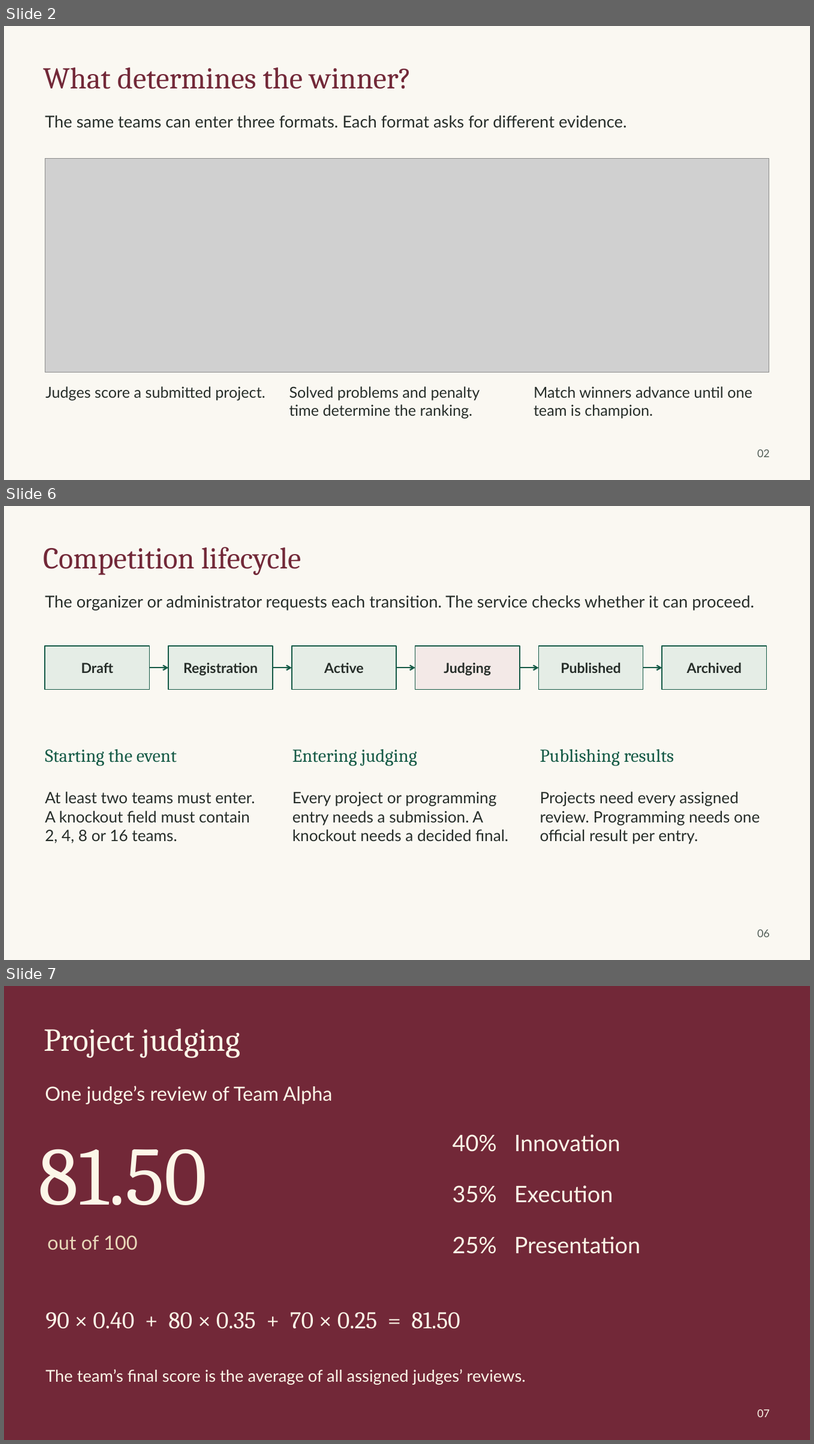
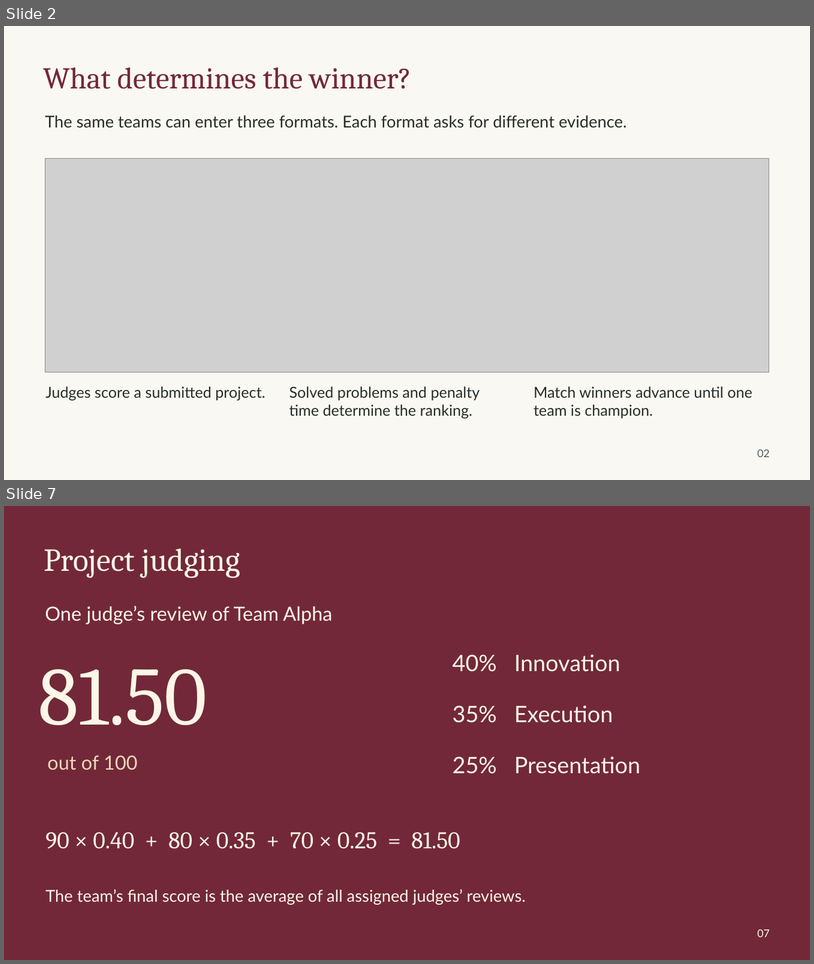
Before and after one commit to V1R3S/OOAD_CCMS, a slide deck: output/presentation/CCMS-OOAD-presentation.pptx. Shown one above the other, each under a label of ours: slides 2, 6 and 7 before the commit, slides 2 and 7 after it; the slides between them are not shown. The pictures are 814x1444 and 814x964 pixels, drawn with LibreOffice and Linux fonts; fonts in the diff are those of the drawing; grey boxes stand for pictures. Boxes give left, top, right and bottom in pixels: in the first picture for what was removed or moved away, otherwise in the second. Text is boxed around its words. In the diff, an @@ line names an element or a change of style, - is before the commit and + after.

```diff
--- a/output/presentation/CCMS-OOAD-presentation.pptx
+++ b/output/presentation/CCMS-OOAD-presentation.pptx
@@ slide 6 removed at <box>4,506,810,960</box>, background #FAF8F2 @@
@@ text removed at <box>43,547,302,575</box> @@
-Competition lifecycle
@@ text removed at <box>45,595,755,610</box> @@
-The organizer or administrator requests each transition. The service checks whether it can proceed.
@@ rectangle removed at <box>45,646,150,690</box> @@
-Draft
@@ rectangle removed at <box>168,646,273,690</box> @@
-Registration
@@ rectangle removed at <box>292,646,396,690</box> @@
-Active
@@ rectangle removed at <box>416,646,520,690</box> @@
-Judging
@@ rectangle removed at <box>539,646,644,690</box> @@
-Published
@@ rectangle removed at <box>663,646,767,690</box> @@
-Archived
@@ arrow removed from (150, 667) to (168, 667) @@
@@ arrow removed from (273, 667) to (292, 667) @@
@@ arrow removed from (396, 667) to (416, 667) @@
@@ arrow removed from (520, 667) to (539, 667) @@
@@ arrow removed from (644, 667) to (663, 667) @@
@@ text removed at <box>45,749,177,766</box> @@
-Starting the event
@@ text removed at <box>293,749,417,766</box> @@
-Entering judging
@@ text removed at <box>540,749,675,766</box> @@
-Publishing results
@@ text removed at <box>45,791,255,843</box> @@
-At least two teams must enter. A knockout field must contain 2, 4, 8 or 16 teams.
@@ text removed at <box>293,792,509,841</box> @@
-Every project or programming entry needs a submission. A knockout needs a decided final.
@@ text removed at <box>540,791,760,844</box> @@
-Projects need every assigned review. Programming needs one official result per entry.
@@ text removed at <box>758,929,770,937</box> @@
-06
```
Also in this commit, not shown: 9 slides added, 4 other slides removed, 3 other files.
